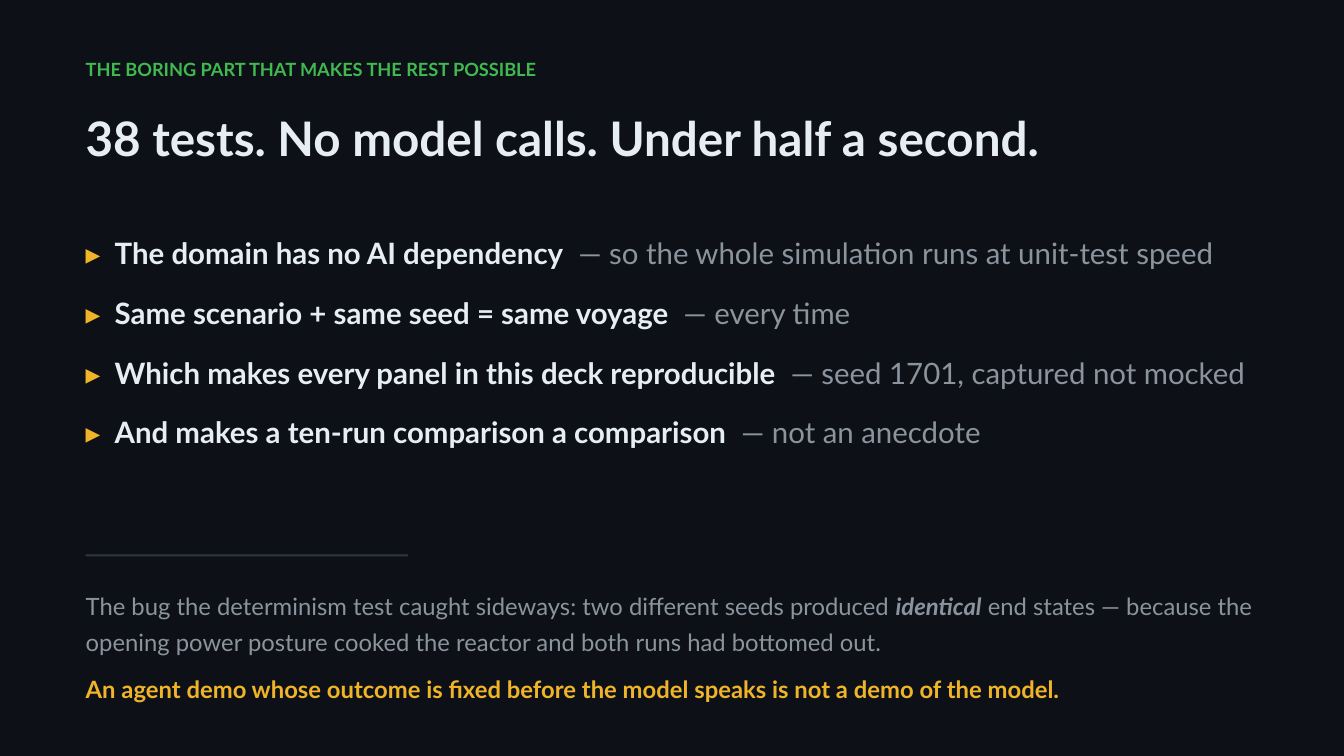
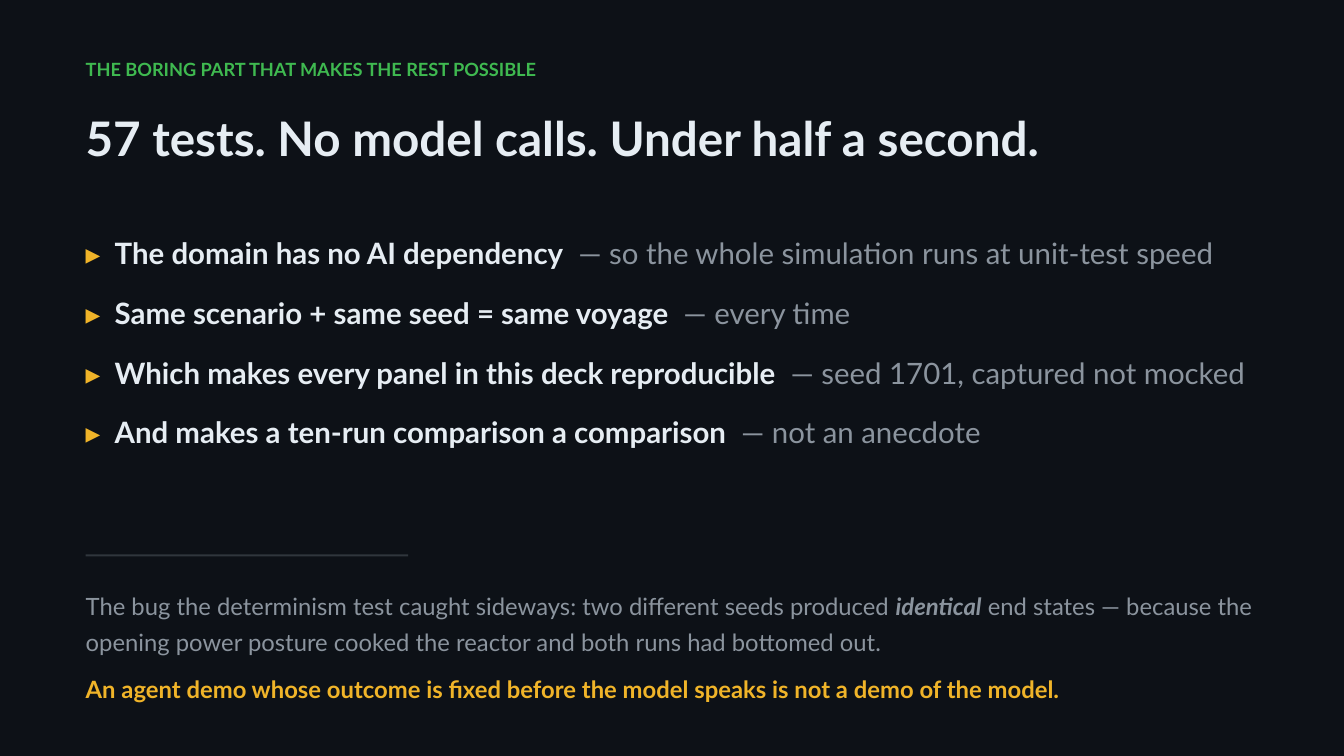
Before and after one commit to stuartdotnet/ship-ai-harness, a slide deck: slide 37 of docs/talk/ship-ai-harness-talk.pptx. Drawn at 1344x756 pixels with LibreOffice and Linux fonts; fonts in the diff are those of the drawing. Boxes give left, top, right and bottom in pixels: in the first picture for what was removed or moved away, otherwise in the second. Text is boxed around its words. In the diff, an @@ line names an element or a change of style, - is before the commit and + after.

```diff
--- a/docs/talk/ship-ai-harness-talk.pptx
+++ b/docs/talk/ship-ai-harness-talk.pptx
@@ text at (86, 120, 1039, 157): text changed @@
-38 tests. No model calls. Under half a second.
+57 tests. No model calls. Under half a second.
```
Also in this commit, not shown: 5 other slides changed, 17 other files.
